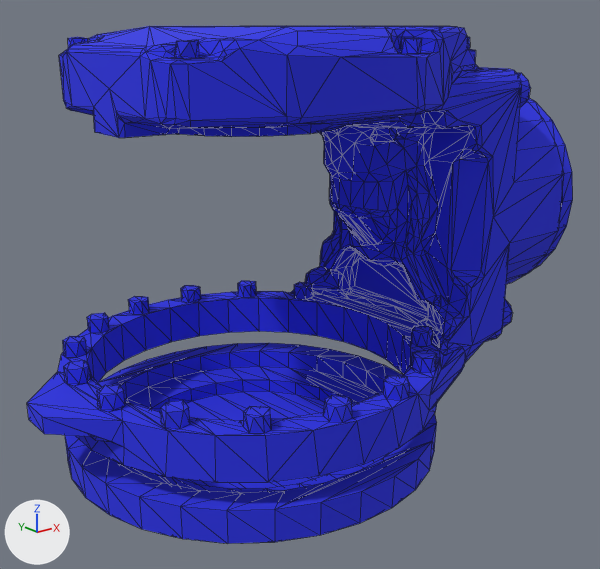
One commit to the glTF model RobotModel/Motoman/GP180/Visual/glb/Link5.glb: the scene before it, then after it.
Before and after are seen from a camera (50 mm lens) standing at (-0.266, -0.379, 0.11) and looking at (0.033, -0.005, -0.04). Lighting does not change. The marker at lower left points along +X, +Y and +Z. The first picture is the older version. Mesh edges are drawn as thin lines.

The older version as bpy lines, for what is in view:
```python
mat_blue_008_material = principled_material('Blue_008-material')
mat_blue_008_material.base_color = (0.0225, 0.0306, 0.8)  # blue #2931e7
mat_blue_008_material.roughness = 1.0
me_link5_link5_004_mesh_0 = bpy.data.meshes.new('/Link5/Link5_004-mesh/0')
me_link5_link5_004_mesh_0.from_pydata(...)  # 1992 vertices, 3939 faces; spans x -0.133..0.211, y -0.111..0.111, z -0.143..0.109
me_link5_link5_004_mesh_0.materials.append(mat_blue_008_material)  # blue #2931e7
ob_link5_link5_004_mesh_0 = bpy.data.objects.new('/Link5/Link5_004-mesh/0', me_link5_link5_004_mesh_0)
ob_link5_link5_004_mesh_0.location = (0.0, 0.0, 0.0)
```
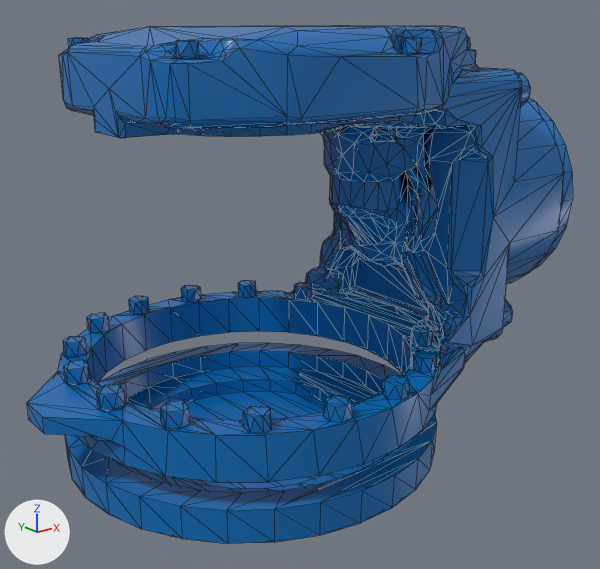
Changed parts and their boxes [x1, y1, x2, y2] in the pictures (600 x 569 px):
'/Link5/Link5_004-mesh/0', recoloured, surface changed
    both: [27, 26, 573, 544]

The edits, one by one:
Material 'Blue_008-material' (mat_blue_008_material) changes colour from blue #2931e7 to blue #006eb8; in linear values from (0.0225, 0.0306, 0.8) to (0.0, 0.156, 0.479).
In material 'Blue_008-material' (mat_blue_008_material), roughness goes from 1.0 to 0.36.
